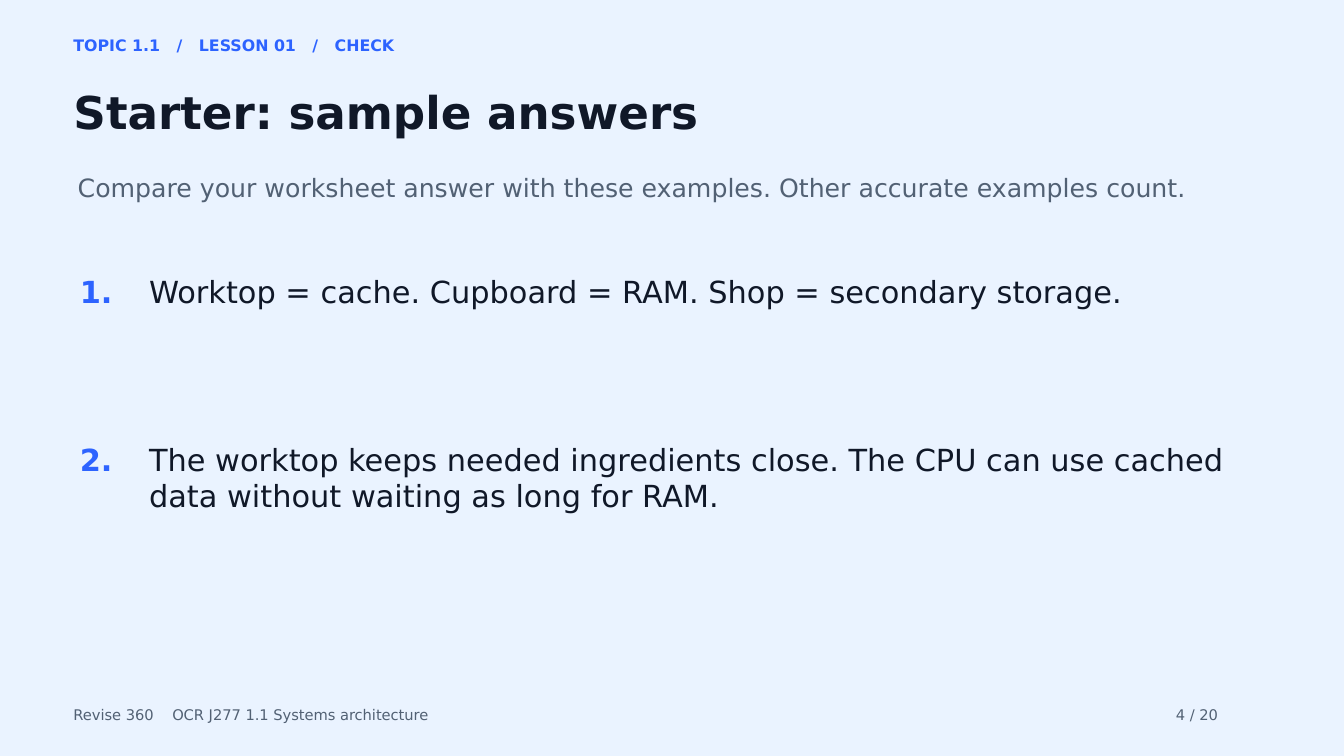
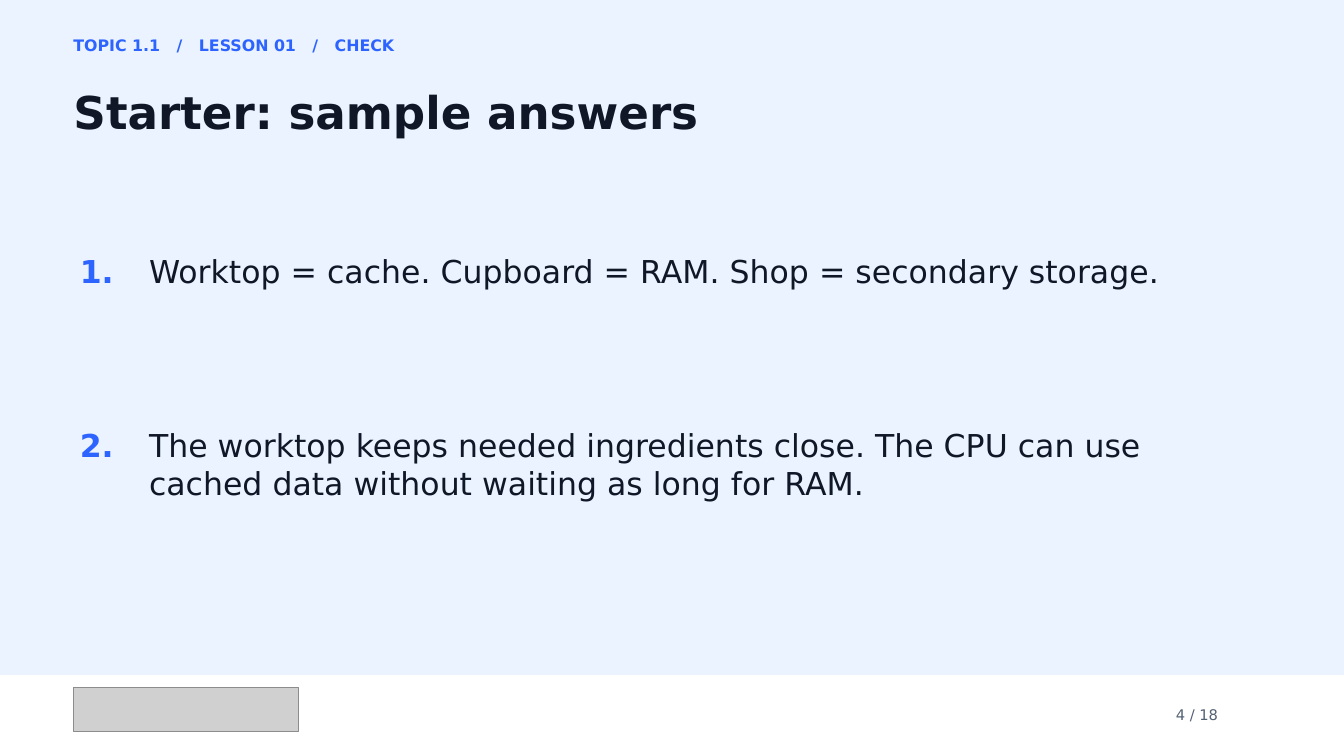
Before and after one commit to MrP-CS/Revise360, a slide deck: slide 4 of presentations/SA_L01_FetchExecuteFactory_Lesson.pptx. Drawn at 1344x756 pixels with LibreOffice and Linux fonts; fonts in the diff are those of the drawing; grey boxes stand for pictures. Boxes give left, top, right and bottom in pixels: in the first picture for what was removed or moved away, otherwise in the second. Text is boxed around its words. In the diff, an @@ line names an element or a change of style, - is before the commit and + after.

```diff
--- a/presentations/SA_L01_FetchExecuteFactory_Lesson.pptx
+++ b/presentations/SA_L01_FetchExecuteFactory_Lesson.pptx
@@ text removed at <box>78,178,1185,202</box> @@
-Compare your worksheet answer with these examples. Other accurate examples count.
@@ size 21.8 to 22.5 pt in 4 elements at <box>149,433,1141,502</box>, <box>80,433,114,457</box>, <box>149,259,1159,290</box>, <box>80,260,114,283</box> @@
@@ text "1.": place and size @@
-text "1." at <box>80,281,113,303</box>
+text "1." at <box>80,260,114,283</box>
@@ text "Worktop = cache. Cupboard = ...": place and size @@
-text "Worktop = cache. Cupboard = ..." at <box>149,280,1122,309</box>
+text "Worktop = cache. Cupboard = ..." at <box>149,259,1159,290</box>
@@ text "2.": place and size @@
-text "2." at <box>80,448,113,471</box>
+text "2." at <box>80,433,114,457</box>
@@ text "The worktop keeps needed ingredients ...": place and size @@
-text "The worktop keeps needed ingredients ..." at <box>149,448,1223,514</box>
+text "The worktop keeps needed ingredients ..." at <box>149,433,1141,502</box>
@@ rectangle added at <box>0,676,1344,756</box>, fill #FFFFFF @@
@@ picture added at <box>74,689,298,732</box> @@
@@ text removed at <box>73,709,428,723</box> @@
-Revise 360 OCR J277 1.1 Systems architecture
@@ text at <box>1176,709,1218,720</box>: text changed @@
-4 / 20
+4 / 18
```
Also in this commit, not shown: 17 other slides changed, 2 slides removed, 4 other files.
